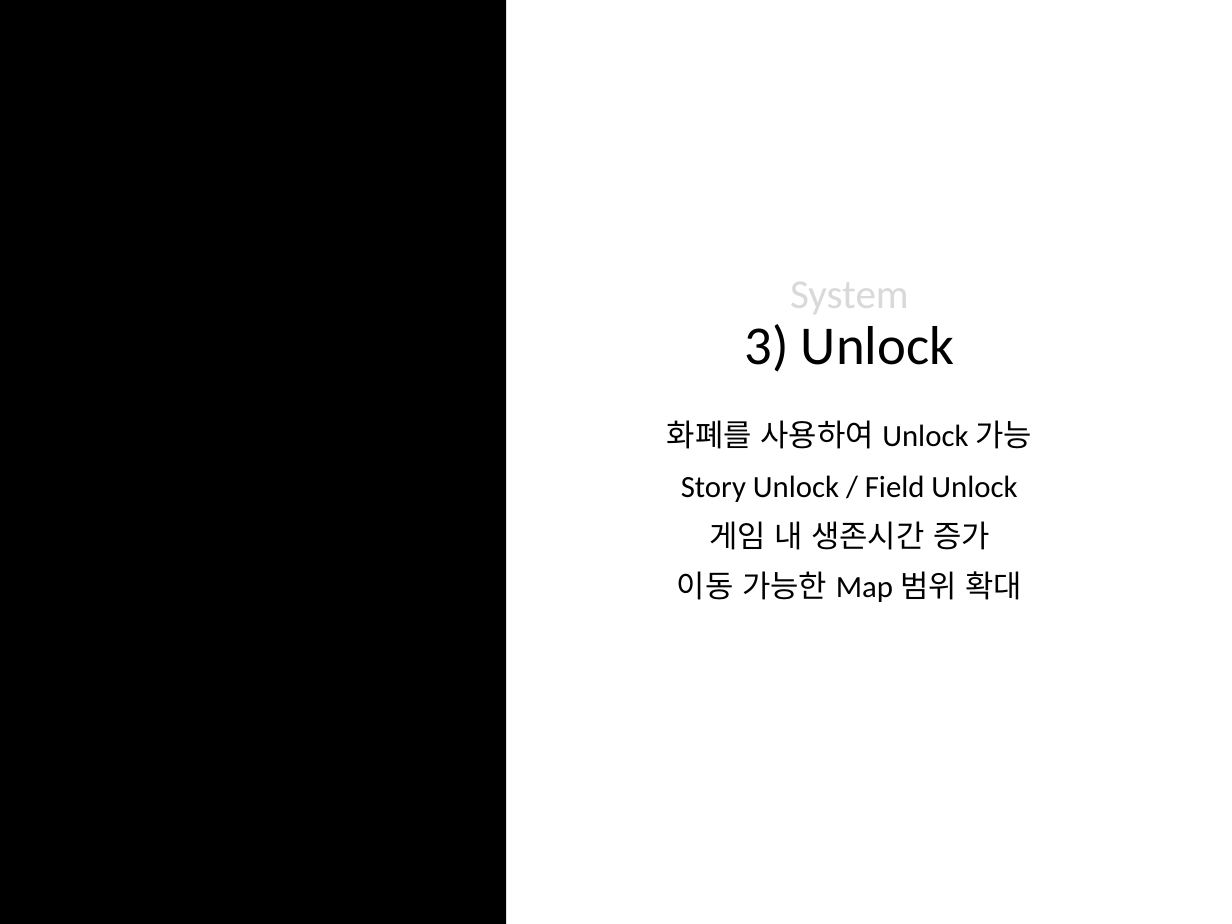
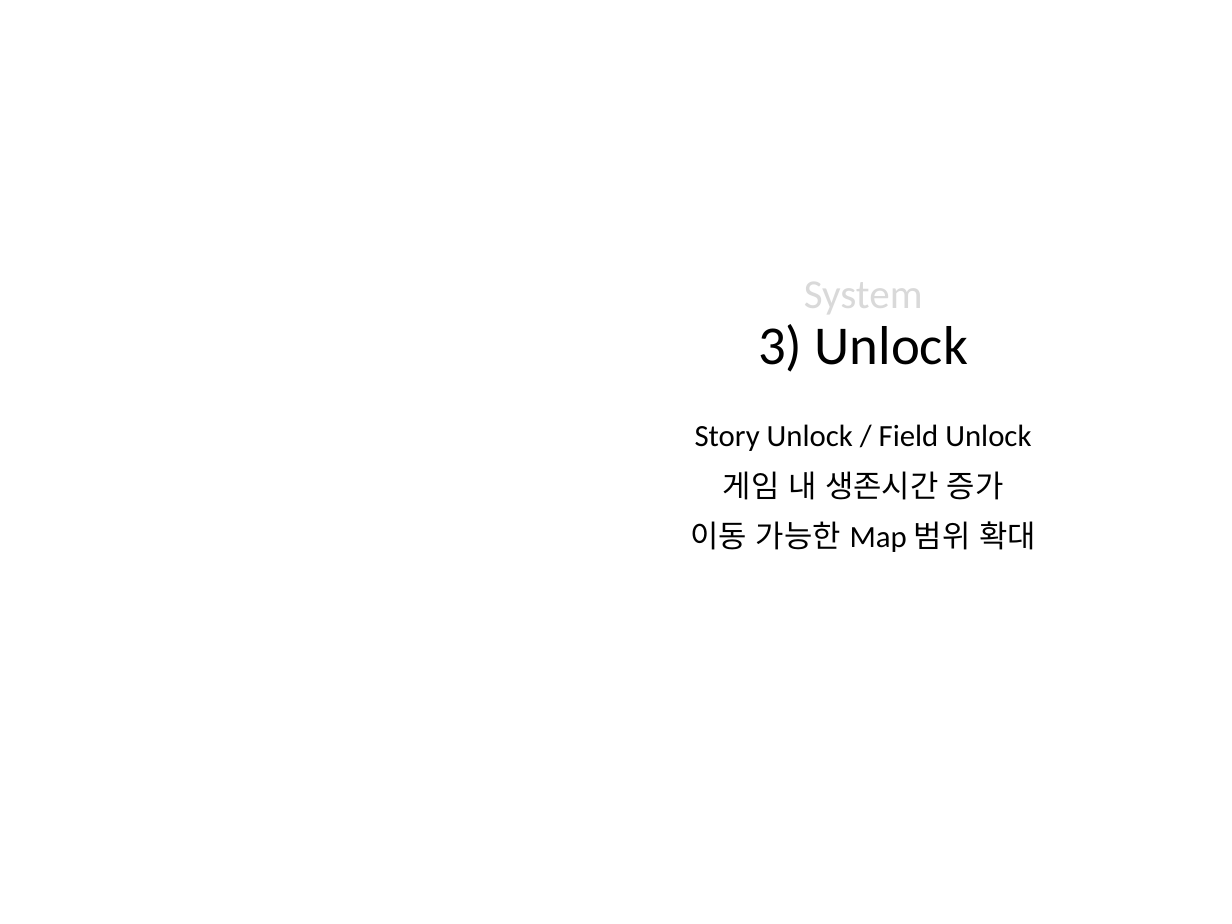
Before and after one commit to YangHun/Catdog-Line2016-D, a slide deck: slide 8 of Documentation/D.pptx (slide 6 before the commit). Drawn at 1232x924 pixels with LibreOffice and Linux fonts; fonts in the diff are those of the drawing; background and template pictures are left out. Boxes give left, top, right and bottom in pixels: in the first picture for what was removed or moved away, otherwise in the second. Text is boxed around its words. In the diff, an @@ line names an element or a change of style, - is before the commit and + after.

```diff
--- a/Documentation/D.pptx
+++ b/Documentation/D.pptx
@@ rectangle removed at bbox=[0, 0, 506, 924] @@
@@ title "System 3) Unlock": place and size @@
-title "System 3) Unlock" at bbox=[744, 269, 954, 372]
+title "System 3) Unlock" at bbox=[758, 269, 968, 372]
@@ text "Story Unlock / Field Unlock": place and size @@
-text "Story Unlock / Field Unlock" at bbox=[667, 420, 1033, 602]
+text "Story Unlock / Field Unlock" at bbox=[691, 424, 1036, 552]
@@ text at bbox=[667, 420, 1033, 449]: paragraph removed @@
-화폐를 사용하여 Unlock 가능
```
Also in this commit, not shown: 4 other slides changed, 4 slides added, 1 slide removed.
